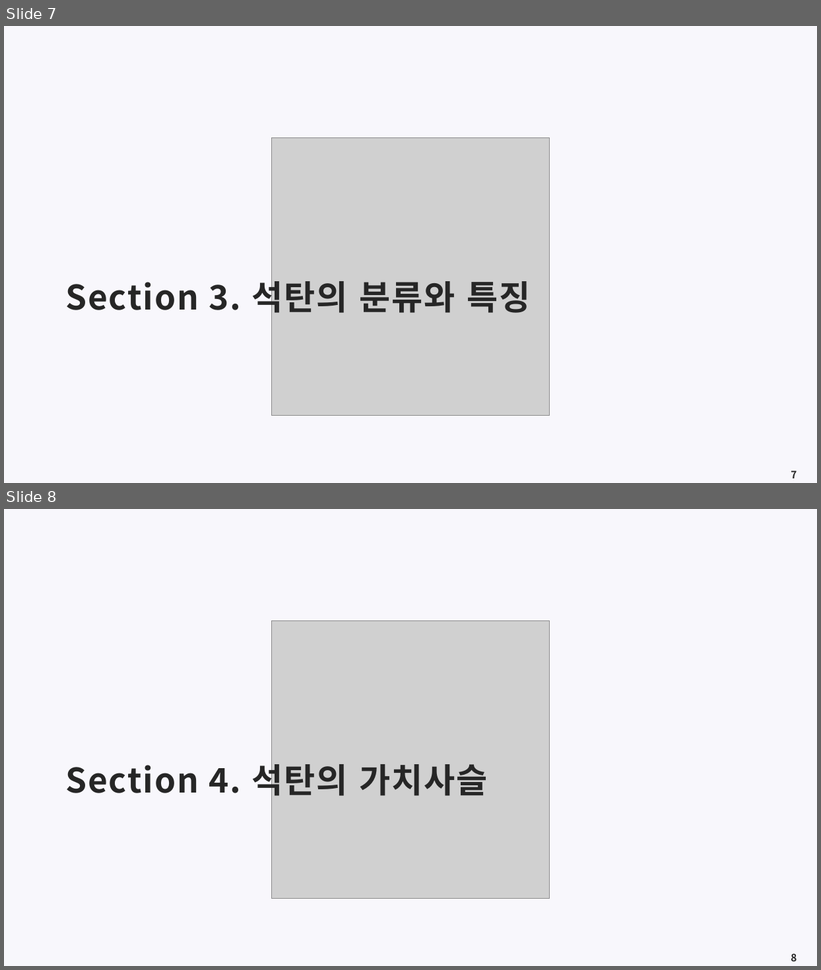
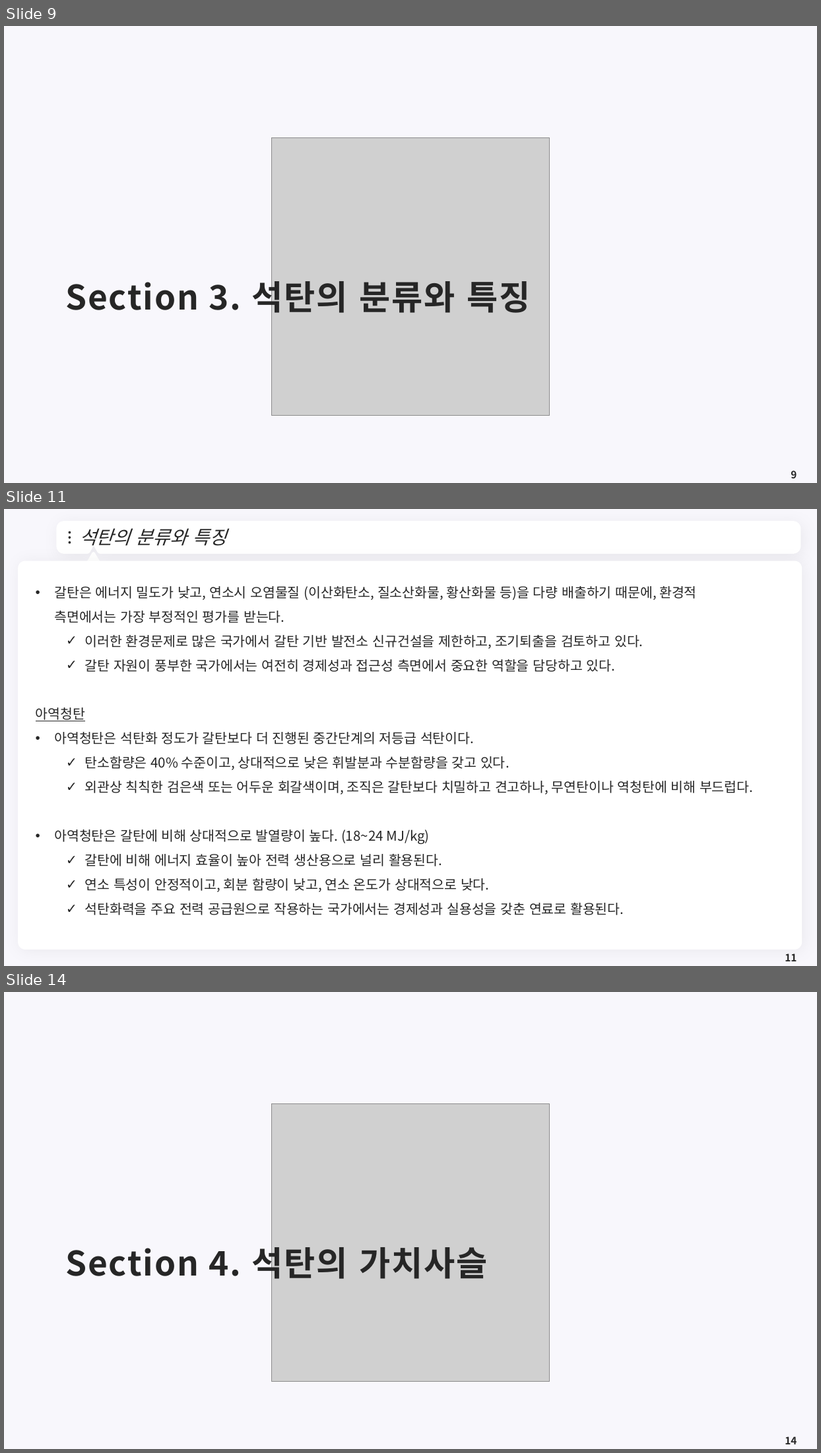
Before and after one commit to meandthey/Teaching, a slide deck: 에너지경제학/자원에너지경제학_Chapter_4 (석탄).pptx. Shown one above the other, each under a label of ours: slides 7 and 8 before the commit, slides 9, 11 and 14 after it; the slides between them are not shown. The pictures are 821x970 and 821x1453 pixels, drawn with LibreOffice and Linux fonts; fonts in the diff are those of the drawing; grey boxes stand for pictures; background and template pictures are left out. Boxes give left, top, right and bottom in pixels: in the first picture for what was removed or moved away, otherwise in the second. Text is boxed around its words. In the diff, an @@ line names an element or a change of style, - is before the commit and + after.

```diff
--- a/에너지경제학/자원에너지경제학_Chapter_4 (석탄).pptx
+++ b/에너지경제학/자원에너지경제학_Chapter_4 (석탄).pptx
@@ slide 11 added at bbox=[4, 509, 817, 966], background #F8F7FC @@
@@ freeform shape added at bbox=[59, 524, 798, 551], fill #FFFFFF, outline #FFFFFF 7.25 pt @@
@@ title added at bbox=[79, 528, 226, 546], 22 pt, text #262626, italic @@
+석탄의 분류와 특징
@@ ellipse added at bbox=[69, 531, 71, 534], fill #262626 @@
@@ ellipse added at bbox=[69, 537, 71, 539], fill #262626 @@
@@ ellipse added at bbox=[69, 541, 71, 544], fill #262626 @@
@@ freeform shape added at bbox=[781, 533, 789, 543], fill #FFFFFF @@
@@ rounded rectangle added at bbox=[18, 561, 803, 950], fill #FFFFFF @@
@@ triangle added at bbox=[86, 553, 100, 566], fill #FFFFFF, outline #FFFFFF 3.75 pt @@
@@ text added at bbox=[36, 586, 753, 916], 16 pt, text #262626 @@
+• 갈탄은 에너지 밀도가 낮고, 연소시 오염물질 (이산화탄소, 질소산화물, 황산화물 등)을 다량 배출하기 때문에, 환경적 측면에서는 가장 부정적인 평가를 받는다.
+  ✓ 이러한 환경문제로 많은 국가에서 갈탄 기반 발전소 신규건설을 제한하고, 조기퇴출을 검토하고 있다.
+  ✓ 갈탄 자원이 풍부한 국가에서는 여전히 경제성과 접근성 측면에서 중요한 역할을 담당하고 있다.
+아역청탄
+• 아역청탄은 석탄화 정도가 갈탄보다 더 진행된 중간단계의 저등급 석탄이다.
+  ✓ 탄소함량은 40% 수준이고, 상대적으로 낮은 휘발분과 수분함량을 갖고 있다.
+  ✓ 외관상 칙칙한 검은색 또는 어두운 회갈색이며, 조직은 갈탄보다 치밀하고 견고하나, 무연탄이나 역청탄에 비해 부드럽다.
+• 아역청탄은 갈탄에 비해 상대적으로 발열량이 높다. (18~24 MJ/kg)
+  ✓ 갈탄에 비해 에너지 효율이 높아 전력 생산용으로 널리 활용된다.
+  ✓ 연소 특성이 안정적이고, 회분 함량이 낮고, 연소 온도가 상대적으로 낮다.
+  ✓ 석탄화력을 주요 전력 공급원으로 작용하는 국가에서는 경제성과 실용성을 갖춘 연료로 활용된다.
@@ page number added at bbox=[785, 954, 797, 962], 12 pt, text #262626, bold @@
+11
@@ what was slide 7 is now slide 9 @@
@@ page number at bbox=[791, 471, 797, 479]: text changed @@
-7
+9
@@ what was slide 8 is now slide 14 @@
@@ page number at bbox=[785, 1437, 797, 1445]: text changed @@
-8
+14
```
Also in this commit, not shown: 5 other slides added.
